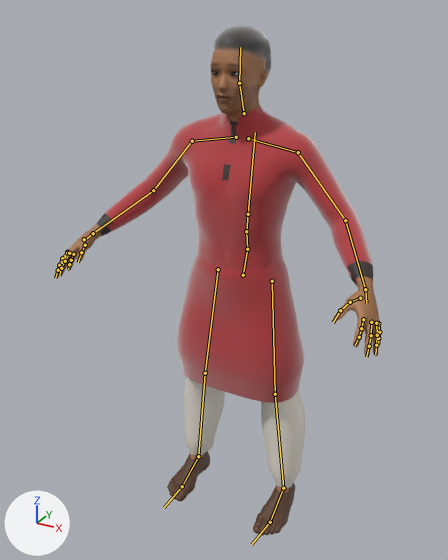
Renders of the glTF model apps/client/public/characters/kobi.high.glb from each side of a commit.
Both versions are drawn from a 50 mm lens placed at (0.949, -1.877, 1.877), pointed at (-0.074, -0.018, 0.948). Lighting does not change. The marker at lower left points along +X, +Y and +Z. The picture after the commit comes second. The bones that change, and the others that lie on the model, are drawn over the model as lines.
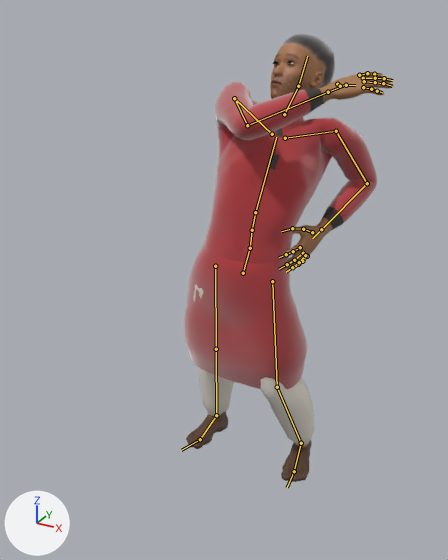
The newer file adds an action. The first version stands in its rest pose; the second is drawn at frame 0 of the action 'cheer'.

The change, as JSON lines over the scene's bpy script:
```json
{"block": "bone_pelvis", "where": "bone_pelvis = bpy.data.objects['Rig'].pose.bones['pelvis']  # child of 'Root'"}
{"op": "set", "path": "bone_pelvis.location", "old": "(0.0, 0.0, 0.0)", "new": "(-0.008, 0.006, -0.015)"}
{"op": "set", "path": "bone_pelvis.rotation_quaternion", "old": "(1.0, 0.0, 0.0, 0.0)", "new": "(0.992, -0.063, 0.104, -0.031)", "note": "degrees (0, 0, 0) -> degrees (-8, 12, -4)"}
{"block": "bone_spine_01", "where": "bone_spine_01 = bpy.data.objects['Rig'].pose.bones['spine_01']  # child of 'pelvis'"}
{"op": "set", "path": "bone_spine_01.rotation_quaternion", "old": "(1.0, 0.0, 0.0, 0.0)", "new": "(0.998, -0.008, 0.05, 0.026)", "note": "degrees (0, 0, 0) -> degrees (-1, 6, 3)"}
{"block": "bone_spine_02", "where": "bone_spine_02 = bpy.data.objects['Rig'].pose.bones['spine_02']  # child of 'spine_01'"}
{"op": "set", "path": "bone_spine_02.rotation_quaternion", "old": "(1.0, 0.0, 0.0, 0.0)", "new": "(0.997, -0.044, 0.065, -0.018)", "note": "degrees (0, 0, 0) -> degrees (-5, 7, -2)"}
{"block": "bone_spine_03", "where": "bone_spine_03 = bpy.data.objects['Rig'].pose.bones['spine_03']  # child of 'spine_02'"}
{"op": "set", "path": "bone_spine_03.rotation_quaternion", "old": "(1.0, 0.0, 0.0, 0.0)", "new": "(0.998, -0.035, 0.038, -0.043)", "note": "degrees (0, 0, 0) -> degrees (-4, 4, -5)"}
{"block": "bone_clavicle_l", "where": "bone_clavicle_l = bpy.data.objects['Rig'].pose.bones['clavicle_l']  # child of 'spine_03'"}
{"op": "set", "path": "bone_clavicle_l.rotation_quaternion", "old": "(1.0, 0.0, 0.0, 0.0)", "new": "(0.957, 0.059, 0.0, 0.283)", "note": "degrees (0, 0, 0) -> degrees (6, -2, 33)"}
{"block": "bone_upperarm_l", "where": "bone_upperarm_l = bpy.data.objects['Rig'].pose.bones['upperarm_l']  # child of 'clavicle_l'"}
{"op": "set", "path": "bone_upperarm_l.rotation_quaternion", "old": "(1.0, 0.0, 0.0, 0.0)", "new": "(0.627, -0.078, 0.706, -0.32)", "note": "degrees (0, 0, 0) -> degrees (-91, 57, -112)"}
{"block": "bone_lowerarm_l", "where": "bone_lowerarm_l = bpy.data.objects['Rig'].pose.bones['lowerarm_l']  # child of 'upperarm_l'"}
{"op": "set", "path": "bone_lowerarm_l.rotation_quaternion", "old": "(1.0, 0.0, 0.0, 0.0)", "new": "(0.867, 0.421, -0.034, 0.264)", "note": "degrees (0, 0, 0) -> degrees (48, -16, 27)"}
{"block": "bone_hand_l", "where": "bone_hand_l = bpy.data.objects['Rig'].pose.bones['hand_l']  # child of 'lowerarm_l'"}
{"op": "set", "path": "bone_hand_l.rotation_quaternion", "old": "(1.0, 0.0, 0.0, 0.0)", "new": "(0.976, -0.101, -0.192, -0.017)", "note": "degrees (0, 0, 0) -> degrees (-12, -22, 0)"}
{"block": "bone_clavicle_r", "where": "bone_clavicle_r = bpy.data.objects['Rig'].pose.bones['clavicle_r']  # child of 'spine_03'"}
{"op": "set", "path": "bone_clavicle_r.rotation_quaternion", "old": "(1.0, 0.0, 0.0, 0.0)", "new": "(0.95, 0.09, 0.0, -0.299)", "note": "degrees (0, 0, 0) -> degrees (10, 3, -35)"}
{"block": "bone_upperarm_r", "where": "bone_upperarm_r = bpy.data.objects['Rig'].pose.bones['upperarm_r']  # child of 'clavicle_r'"}
{"op": "set", "path": "bone_upperarm_r.rotation_quaternion", "old": "(1.0, 0.0, 0.0, 0.0)", "new": "(0.66, 0.724, -0.169, 0.111)", "note": "degrees (0, 0, 0) -> degrees (97, -23, -6)"}
{"block": "bone_lowerarm_r", "where": "bone_lowerarm_r = bpy.data.objects['Rig'].pose.bones['lowerarm_r']  # child of 'upperarm_r'"}
{"op": "set", "path": "bone_lowerarm_r.rotation_quaternion", "old": "(1.0, 0.0, 0.0, 0.0)", "new": "(0.874, 0.408, 0.037, -0.261)", "note": "degrees (0, 0, 0) -> degrees (46, 16, -26)"}
{"block": "bone_hand_r", "where": "bone_hand_r = bpy.data.objects['Rig'].pose.bones['hand_r']  # child of 'lowerarm_r'"}
{"op": "set", "path": "bone_hand_r.rotation_quaternion", "old": "(1.0, 0.0, 0.0, 0.0)", "new": "(0.982, -0.1, 0.156, 0.021)", "note": "degrees (0, 0, 0) -> degrees (-12, 18, 1)"}
{"block": "bone_neck_01", "where": "bone_neck_01 = bpy.data.objects['Rig'].pose.bones['neck_01']  # child of 'spine_03'"}
{"op": "set", "path": "bone_neck_01.rotation_quaternion", "old": "(1.0, 0.0, 0.0, 0.0)", "new": "(0.98, -0.077, -0.172, -0.067)", "note": "degrees (0, 0, 0) -> degrees (-8, -20, -6)"}
{"block": "bone_head", "where": "bone_head = bpy.data.objects['Rig'].pose.bones['head']  # child of 'neck_01'"}
{"op": "set", "path": "bone_head.rotation_quaternion", "old": "(1.0, 0.0, 0.0, 0.0)", "new": "(0.951, 0.076, -0.281, 0.1)", "note": "degrees (0, 0, 0) -> degrees (6, -33, 10)"}
{"block": "bone_thigh_l", "where": "bone_thigh_l = bpy.data.objects['Rig'].pose.bones['thigh_l']  # child of 'pelvis'"}
{"op": "set", "path": "bone_thigh_l.rotation_quaternion", "old": "(1.0, 0.0, 0.0, 0.0)", "new": "(-0.987, -0.068, -0.114, 0.089)", "note": "degrees (0, 0, 0) -> degrees (7, 14, -10)"}
{"block": "bone_calf_l", "where": "bone_calf_l = bpy.data.objects['Rig'].pose.bones['calf_l']  # child of 'thigh_l'"}
{"op": "set", "path": "bone_calf_l.rotation_quaternion", "old": "(1.0, 0.0, 0.0, 0.0)", "new": "(0.985, 0.174, 0.008, 0.007)", "note": "degrees (0, 0, 0) -> degrees (20, 1, 1)"}
{"block": "bone_foot_l", "where": "bone_foot_l = bpy.data.objects['Rig'].pose.bones['foot_l']  # child of 'calf_l'"}
{"op": "set", "path": "bone_foot_l.rotation_quaternion", "old": "(1.0, 0.0, 0.0, 0.0)", "new": "(-0.944, 0.301, 0.118, 0.064)", "note": "degrees (0, 0, 0) -> degrees (-35, -15, -3)"}
{"block": "bone_thigh_r", "where": "bone_thigh_r = bpy.data.objects['Rig'].pose.bones['thigh_r']  # child of 'pelvis'"}
{"op": "set", "path": "bone_thigh_r.rotation_quaternion", "old": "(1.0, 0.0, 0.0, 0.0)", "new": "(-0.97, -0.232, -0.041, -0.059)", "note": "degrees (0, 0, 0) -> degrees (27, 3, 8)"}
{"block": "bone_calf_r", "where": "bone_calf_r = bpy.data.objects['Rig'].pose.bones['calf_r']  # child of 'thigh_r'"}
{"op": "set", "path": "bone_calf_r.rotation_quaternion", "old": "(1.0, 0.0, 0.0, 0.0)", "new": "(0.998, -0.055, -0.007, -0.005)", "note": "degrees (0, 0, 0) -> degrees (-6, -1, 0)"}
{"block": "bone_foot_r", "where": "bone_foot_r = bpy.data.objects['Rig'].pose.bones['foot_r']  # child of 'calf_r'"}
{"op": "set", "path": "bone_foot_r.rotation_quaternion", "old": "(1.0, 0.0, 0.0, 0.0)", "new": "(0.973, -0.199, 0.12, 0.018)", "note": "degrees (0, 0, 0) -> degrees (-23, 14, -1)"}
```

What differs and where, as boxes (x1, y1, x2, y2) in the pictures (448 x 560 px):
```json
{"object": "Mesh_0", "change": "posed", "before": [55, 25, 382, 536], "after": [184, 34, 394, 482], "on screen": "36% narrower, 12% shorter"}
{"bone": "pelvis", "before": "(243, 275) to (247, 249)", "after": "(243, 273) to (250, 248)"}
{"bone": "spine_01", "before": "(247, 249) to (246, 231)", "after": "(250, 248) to (252, 230)"}
{"bone": "spine_02", "before": "(246, 231) to (248, 214)", "after": "(252, 230) to (255, 212)"}
{"bone": "spine_03", "before": "(248, 214) to (255, 132)", "after": "(255, 212) to (276, 137)"}
{"bone": "clavicle_l", "before": "(248, 138) to (298, 152)", "after": "(285, 138) to (336, 131)"}
{"bone": "upperarm_l", "before": "(298, 152) to (345, 220)", "after": "(336, 131) to (367, 183)"}
{"bone": "lowerarm_l", "before": "(345, 220) to (365, 289)", "after": "(367, 183) to (321, 229)"}
{"bone": "hand_l", "before": "(365, 289) to (366, 303)", "after": "(321, 229) to (312, 238)"}
{"bone": "clavicle_r", "before": "(236, 137) to (192, 141)", "after": "(272, 134) to (234, 98)"}
{"bone": "upperarm_r", "before": "(192, 141) to (153, 190)", "after": "(234, 98) to (247, 125)"}
{"bone": "lowerarm_r", "before": "(153, 190) to (93, 233)", "after": "(247, 125) to (328, 92)"}
{"bone": "hand_r", "before": "(93, 233) to (82, 242)", "after": "(328, 92) to (343, 86)"}
{"bone": "neck_01", "before": "(244, 113) to (239, 83)", "after": "(284, 114) to (298, 86)"}
{"bone": "head", "before": "(239, 83) to (240, 47)", "after": "(298, 86) to (307, 56)"}
{"bone": "thigh_l", "before": "(272, 281) to (275, 394)", "after": "(272, 281) to (277, 387)"}
{"bone": "calf_l", "before": "(275, 394) to (283, 488)", "after": "(277, 387) to (301, 443)"}
{"bone": "foot_l", "before": "(283, 488) to (270, 522)", "after": "(301, 443) to (294, 471)"}
{"bone": "thigh_r", "before": "(218, 269) to (205, 373)", "after": "(215, 266) to (216, 349)"}
{"bone": "calf_r", "before": "(205, 373) to (198, 456)", "after": "(216, 349) to (216, 415)"}
{"bone": "foot_r", "before": "(198, 456) to (182, 486)", "after": "(216, 415) to (200, 439)"}
```
